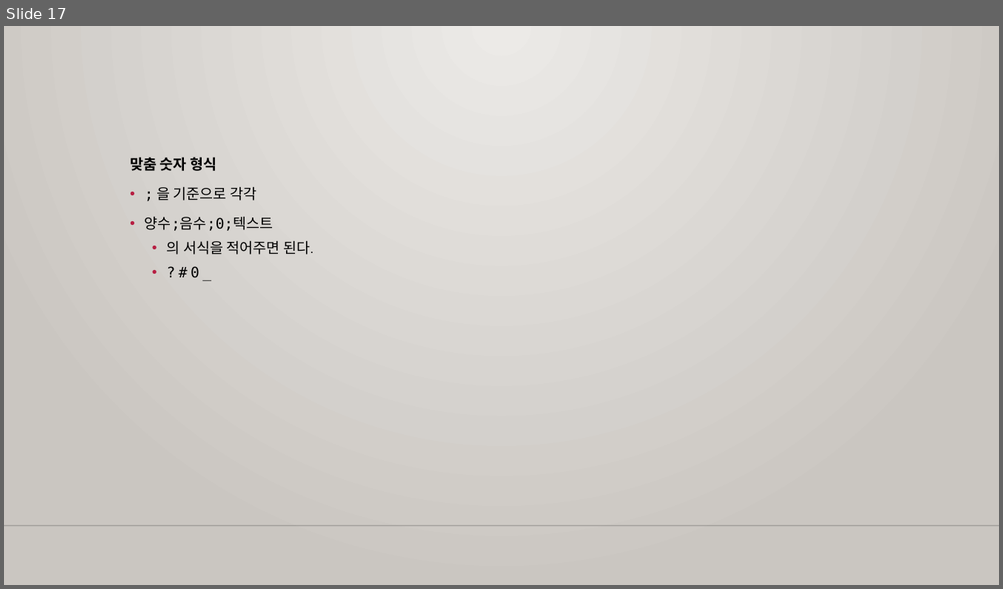
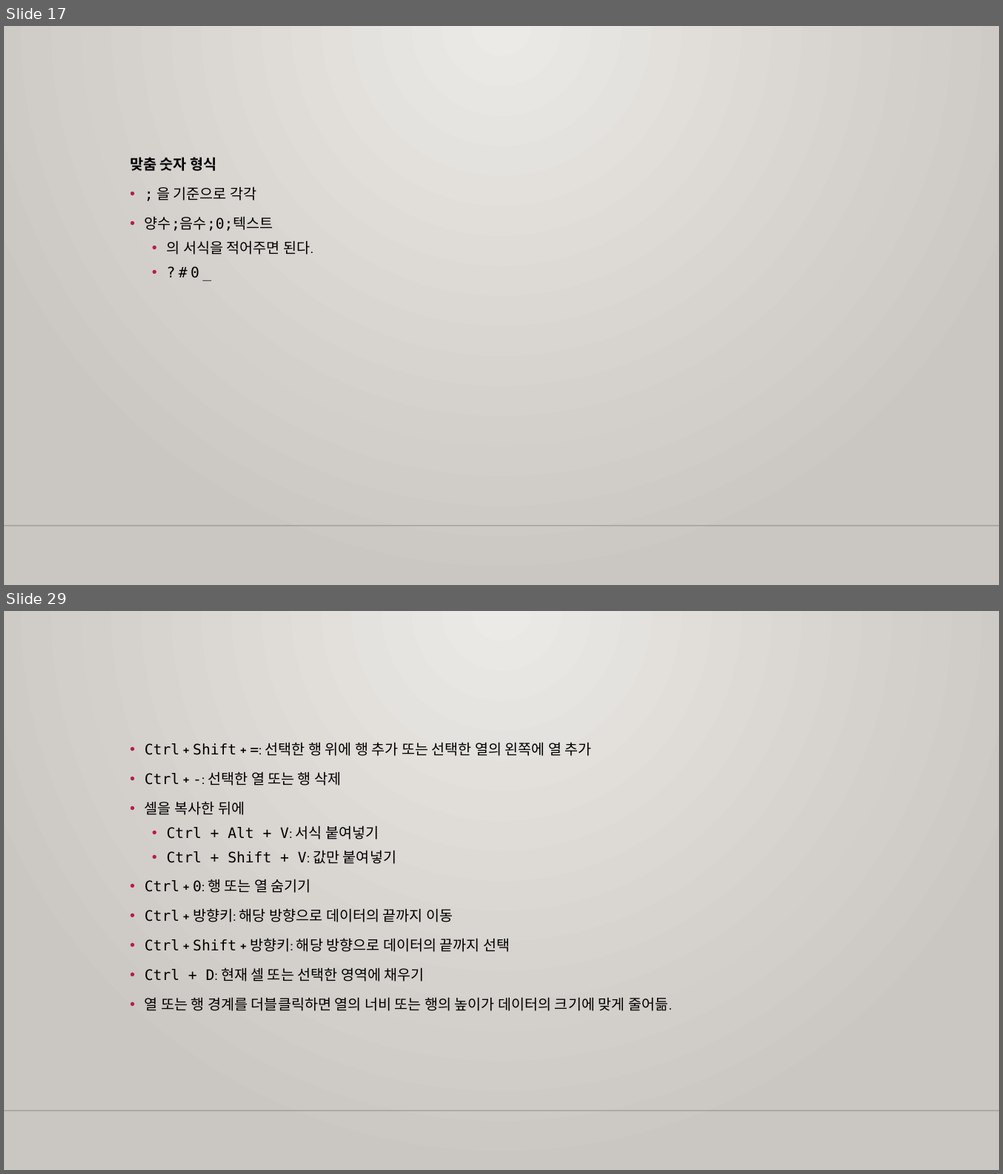
Before and after one commit to m00nlygreat/obsidian-vault, a slide deck: 노코드 엔지니어링/구글 시트로 데이터 관리하기.pptx. Shown one above the other, each under a label of ours: slide 17 before the commit, slides 17 and 29 after it; the slides between them are not shown. The pictures are 1003x589 and 1003x1174 pixels, drawn with LibreOffice and Linux fonts; fonts in the diff are those of the drawing; background and template pictures are left out. Boxes give left, top, right and bottom in pixels: in the first picture for what was removed or moved away, otherwise in the second. Text is boxed around its words. In the diff, an @@ line names an element or a change of style, - is before the commit and + after.

Commit message:
백업 완료: 2023-11-26 03:12:21
Affected files:
.obsidian/workspace.json
노코드 엔지니어링/구글 시트로 데이터 관리하기.md
노코드 엔지니어링/구글 시트로 데이터 관리하기.pptx
노코드 엔지니어링/프레이머로 블로그 만들기.md
노코드 엔지니어링/프레이머로 블로그 만들기.pptx

```diff
--- a/노코드 엔지니어링/구글 시트로 데이터 관리하기.pptx
+++ b/노코드 엔지니어링/구글 시트로 데이터 관리하기.pptx
@@ slide 29 added at box(4, 611, 999, 1170), background gradient #ECEAE7 to #CAC7C1; not listed: 1 template element that a slide beside it also shows @@
@@ text added at box(145, 742, 671, 1011), 14 pt, text #000000 @@
+• Ctrl + Shift + =: 선택한 행 위에 행 추가 또는 선택한 열의 왼쪽에 열 추가
+• Ctrl + -: 선택한 열 또는 행 삭제
+• 셀을 복사한 뒤에
+  • Ctrl + Alt + V: 서식 붙여넣기
+  • Ctrl + Shift + V: 값만 붙여넣기
+• Ctrl + 0: 행 또는 열 숨기기
+• Ctrl + 방향키: 해당 방향으로 데이터의 끝까지 이동
+• Ctrl + Shift + 방향키: 해당 방향으로 데이터의 끝까지 선택
+• Ctrl + D: 현재 셀 또는 선택한 영역에 채우기
+• 열 또는 행 경계를 더블클릭하면 열의 너비 또는 행의 높이가 데이터의 크기에 맞게 줄어듦.
```
Also in this commit, not shown: 16 slides changed, 5 other slides added, 4 other files.
